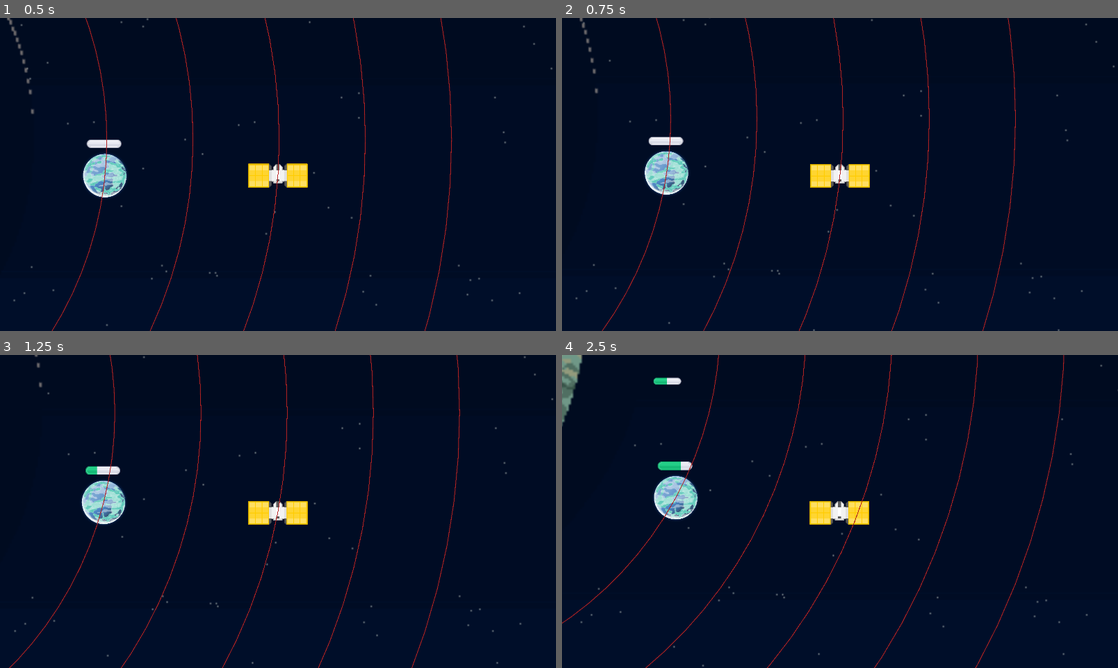
Above: before the commit, frames 1-4 (two rows, left to right).
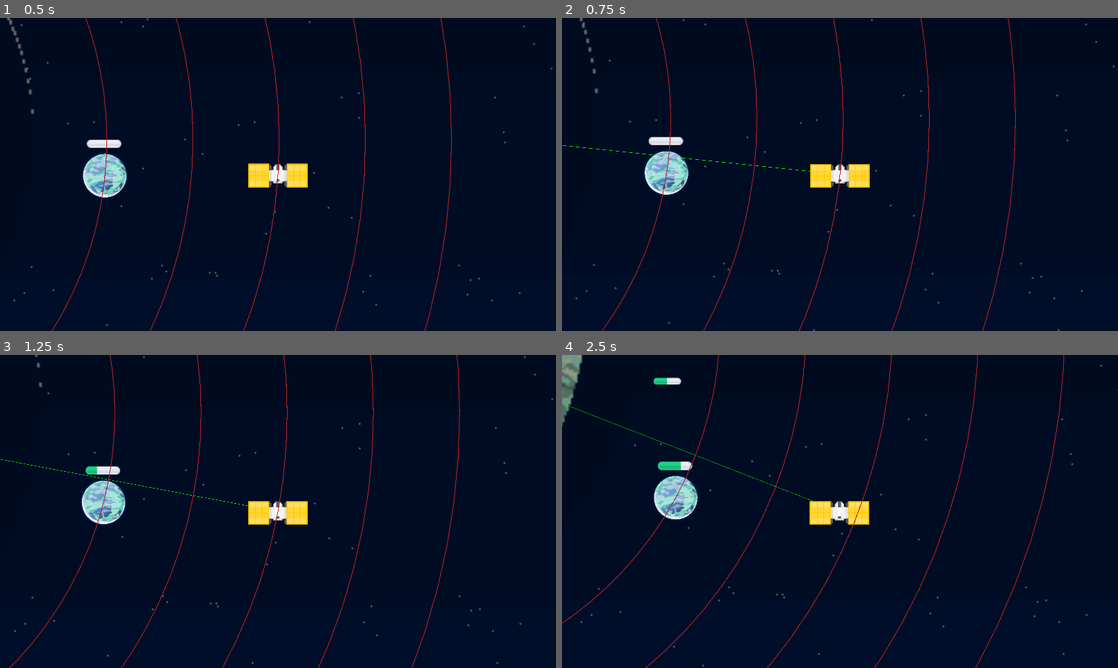
Above: after the commit, the same moments.

Repository: ThreeChooseOne/loopiter
Game: Godot game, scene res://main.tscn
Same seed, same stepped clock (60 frames per second), same inputs: the game is played once before the commit and once after it.
Inputs:
- Up to frame 1 (0.5 s): no input
- Up to frame 2 (0.75 s): tap Enter at 0.5 s; hold Up from 0.53 s (still down); tap V at 0.6 s
- Up to frame 3 (1.25 s): keep holding Up; tap Space at 0.77 s
- Up to frame 4 (2.5 s): release Up at 1.28 s; hold Down 1.28-2.03 s; tap V at 1.35, 2.3 s; tap Space at 1.52 s; hold Up from 2.03 s (still down); tap I at 2.1 s

Frame 1 is identical in both runs. In frame 2, less than 0.1% of the frame differs, in the area x 0-45%, y 40-50%; in frame 3, less than 0.1%; in frame 4, 0.1%, in the area x 0-46%, y 15-47%.

Commit message:
add basic line debug draw

Diff:
--- /dev/null
+++ b/debug_canvas.gd
@@ -0,0 +1,21 @@
+extends Node2D
+
+var debug_lines: Array[Line2D] = []
+
+func _init() -> void:
+	visible = false
+
+func toggle_viz() -> void:
+	visible = !visible
+
+func debug_draw_line(to: Vector2, from: Vector2):
+	var line = Line2D.new()
+	line.add_point(to)
+	line.add_point(from)
+	debug_lines.append(line)
+	queue_redraw()
+
+func _draw() -> void:
+	for dl in debug_lines:
+		draw_line(dl.points[0], dl.points[1], Color.GREEN)
+	debug_lines.clear()
--- a/main.gd
+++ b/main.gd
@@ -121,6 +121,7 @@
 	#debug_line.default_color = Color.GREEN
 	#debug_line.width = 1
 	#add_child(debug_line)
+	$DebugCanvas.debug_draw_line(player.position, $JupiterBackground.position)
 
 func _input(event: InputEvent) -> void:
 	if event is InputEventKey and event.pressed:
@@ -135,3 +136,5 @@
 				move_player_inner_orbit()
 			KEY_O:
 				move_player_outer_orbit()
+			KEY_V:
+				$DebugCanvas.toggle_viz()
--- a/main.tscn
+++ b/main.tscn
@@ -6,6 +6,7 @@
 [ext_resource type="Texture2D" uid="uid://bswv4joab5bvy" path="res://assets/background/jupiter-only.png" id="4_5vw27"]
 [ext_resource type="Texture2D" uid="uid://61ssauhjp5ex" path="res://assets/fuel.svg" id="4_7mycd"]
 [ext_resource type="Script" uid="uid://dn0poplegmhor" path="res://fuel_gauge.gd" id="5_7mycd"]
+[ext_resource type="Script" uid="uid://c5ix5kmmbuw24" path="res://debug_canvas.gd" id="7_272bh"]
 
 [node name="Main" type="Node2D"]
 script = ExtResource("1_ynt7j")
@@ -39,3 +40,6 @@
 [node name="JupiterBackground" type="Sprite2D" parent="."]
 scale = Vector2(3, 3)
 texture = ExtResource("4_5vw27")
+
+[node name="DebugCanvas" type="Node2D" parent="."]
+script = ExtResource("7_272bh")
Not shown, added: debug_canvas.gd.uid
Not shown: 1 places in main.tscn that only renumber resources
